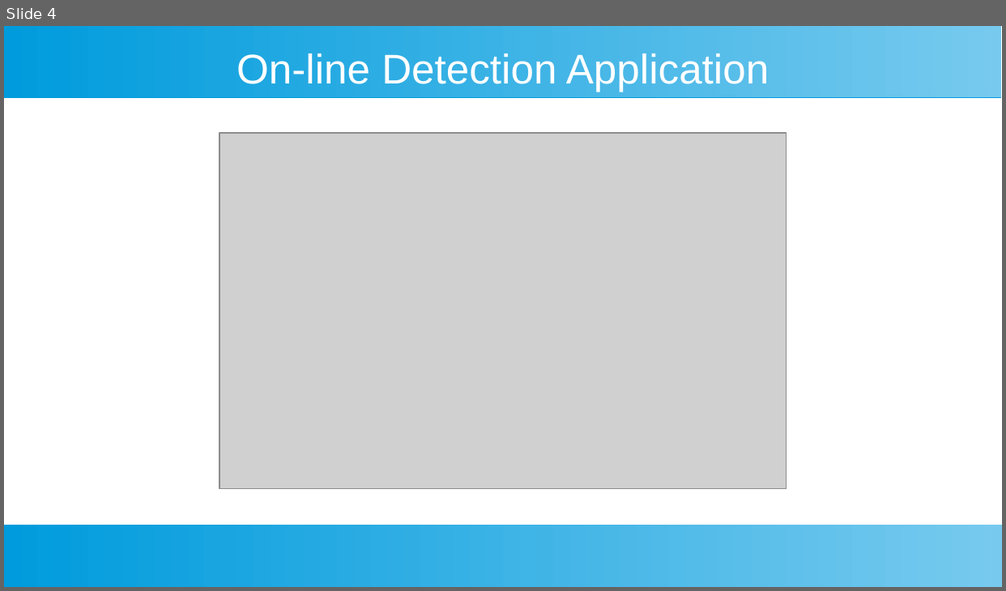
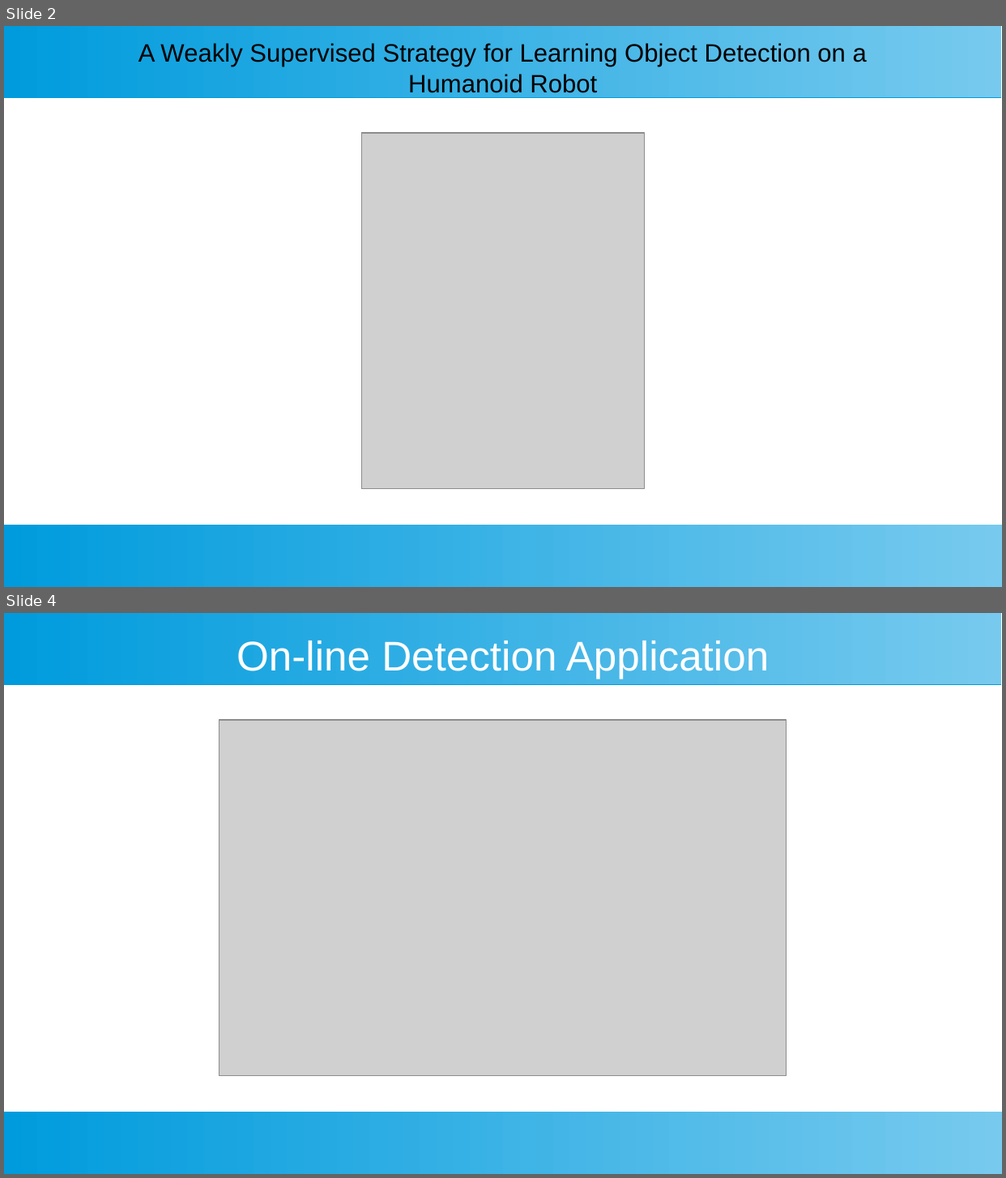
Before and after one commit to NicolasOrsag/Visual-system-for-interaction-human-with-robot, a slide deck: Documentation/Presentation.pptx. Shown one above the other, each under a label of ours: slide 4 before the commit, slides 2 and 4 after it; the slides between them are not shown. The pictures are 1006x591 and 1006x1178 pixels, drawn with LibreOffice and Linux fonts; fonts in the diff are those of the drawing; grey boxes stand for pictures. Boxes give left, top, right and bottom in pixels: in the first picture for what was removed or moved away, otherwise in the second. Text is boxed around its words. In the diff, an @@ line names an element or a change of style, - is before the commit and + after.

```diff
--- a/Documentation/Presentation.pptx
+++ b/Documentation/Presentation.pptx
@@ slide 2 added at bbox=[4, 26, 1002, 587], background #FFFFFF; not listed: 2 template elements that a slide beside it also shows @@
@@ title added at bbox=[138, 43, 867, 93], 20 pt, text #000000 @@
+A Weakly Supervised Strategy for Learning Object Detection on a
+Humanoid Robot
@@ picture added at bbox=[362, 133, 644, 489] @@
```
Also in this commit, not shown: 1 other slide added, 2 slides removed, 2 other files.
